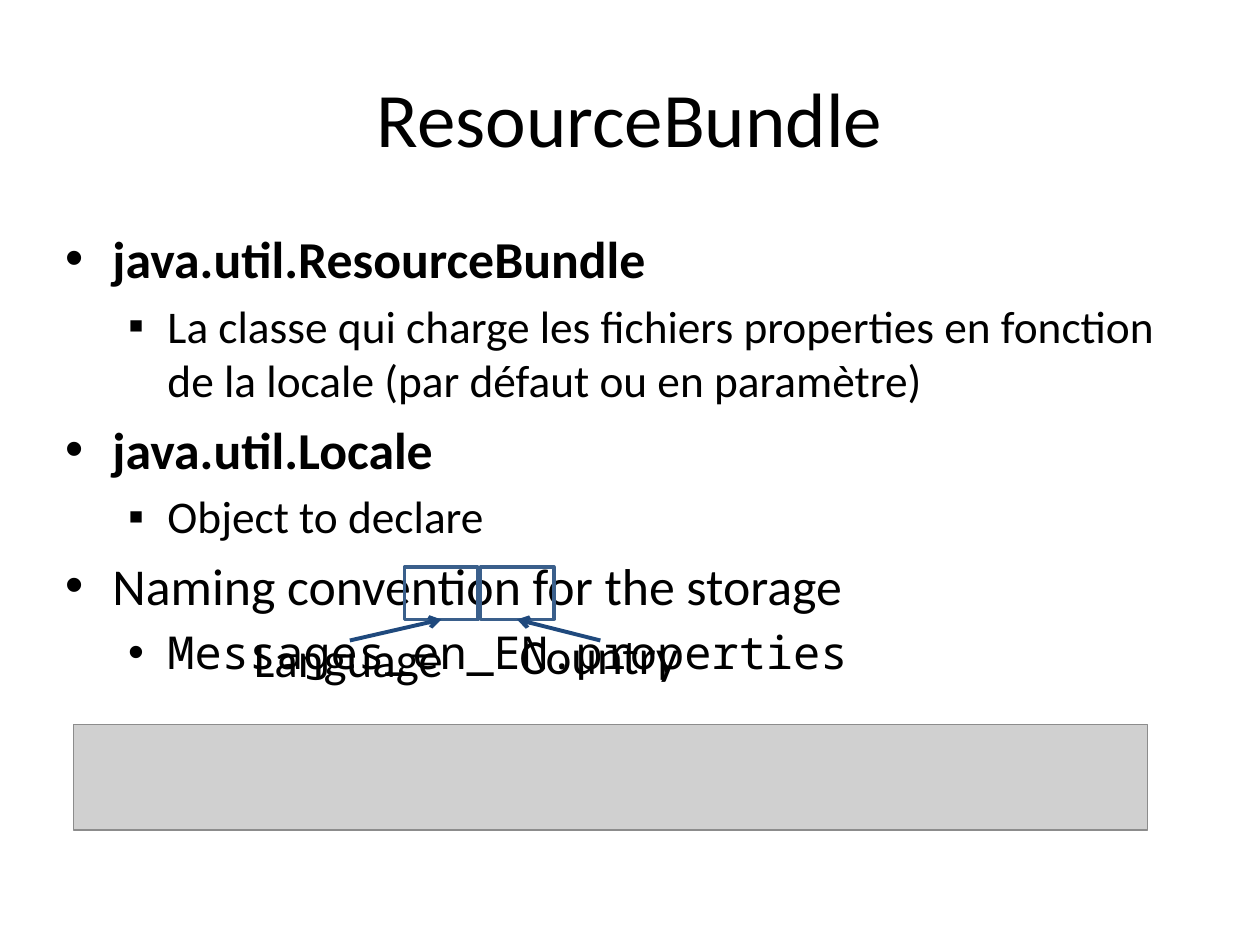
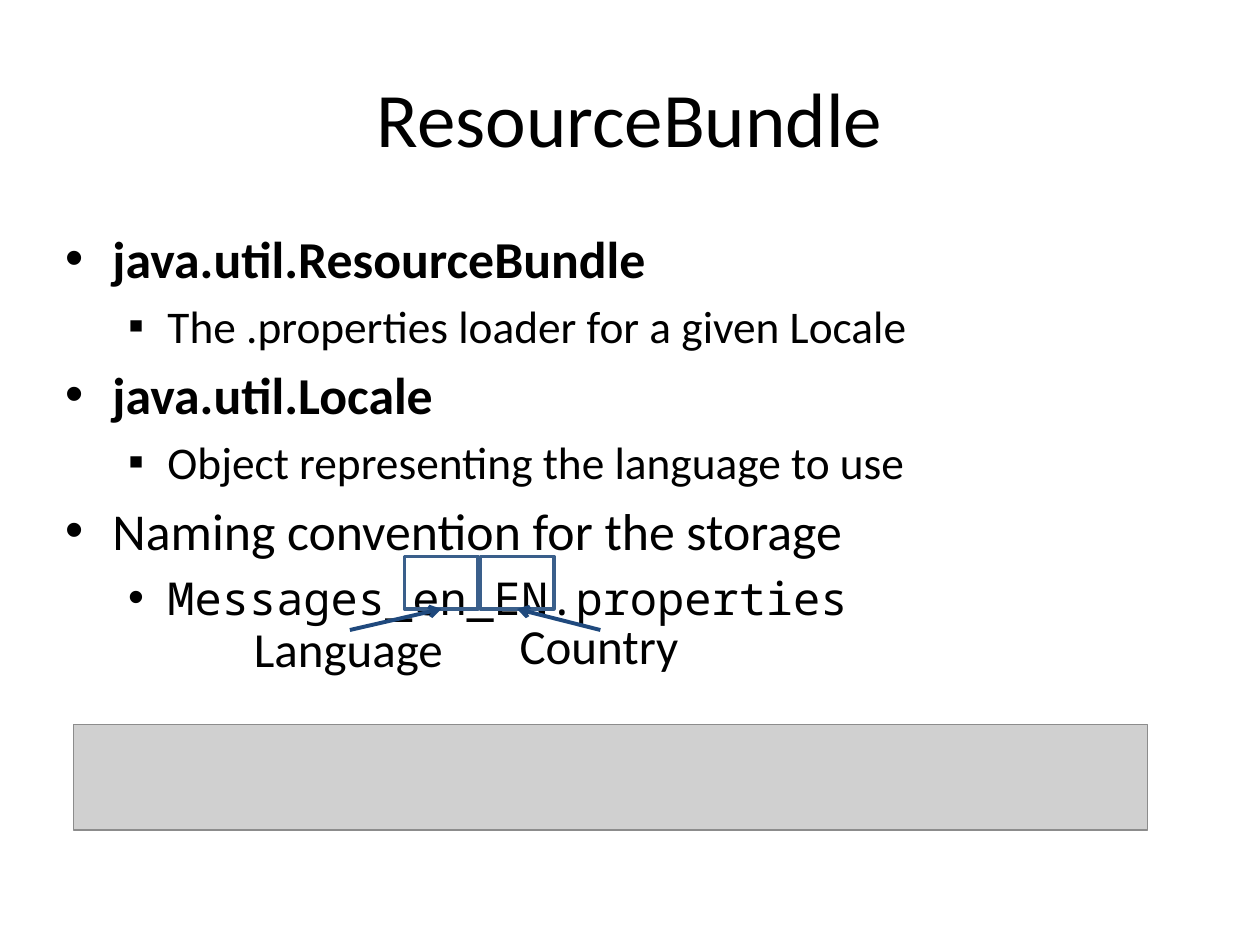
Before and after one commit to dbaeli/ez18n, a slide deck: slide 9 of ez18n-slides/javaone-2012/ez18n_javaone2012.pptx. Drawn at 1260x945 pixels with LibreOffice and Linux fonts; fonts in the diff are those of the drawing; grey boxes stand for pictures; background and template pictures are left out. Boxes give left, top, right and bottom in pixels: in the first picture for what was removed or moved away, otherwise in the second. Text is boxed around its words. In the diff, an @@ line names an element or a change of style, - is before the commit and + after.

```diff
--- a/ez18n-slides/javaone-2012/ez18n_javaone2012.pptx
+++ b/ez18n-slides/javaone-2012/ez18n_javaone2012.pptx
@@ text at <box>167,311,906,351</box>: text changed @@
-  ▪ La classe qui charge les fichiers properties en fonction de la locale (par défaut ou en paramètre)
+  ▪ The .properties loader for a given Locale
@@ text at <box>167,447,904,487</box>: text changed @@
-  ▪ Object to declare
+  ▪ Object representing the language to use
@@ 2 texts, 2 rectangles, 2 arrows: place and size @@
-2 texts, 2 rectangles, 2 arrows at <box>254,567,679,686</box>
+2 texts, 2 rectangles, 2 arrows at <box>254,557,679,676</box>
```
Also in this commit, not shown: 12 other slides changed, 2 slides added, 3 slides removed, 5 other files.
